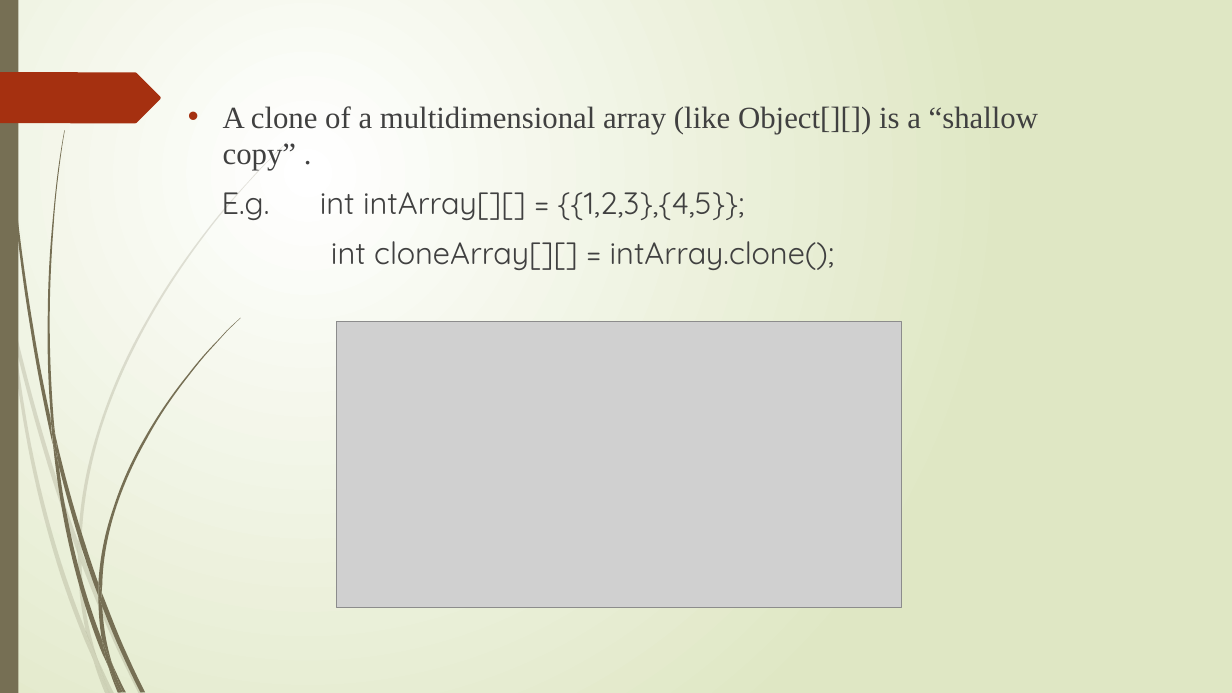
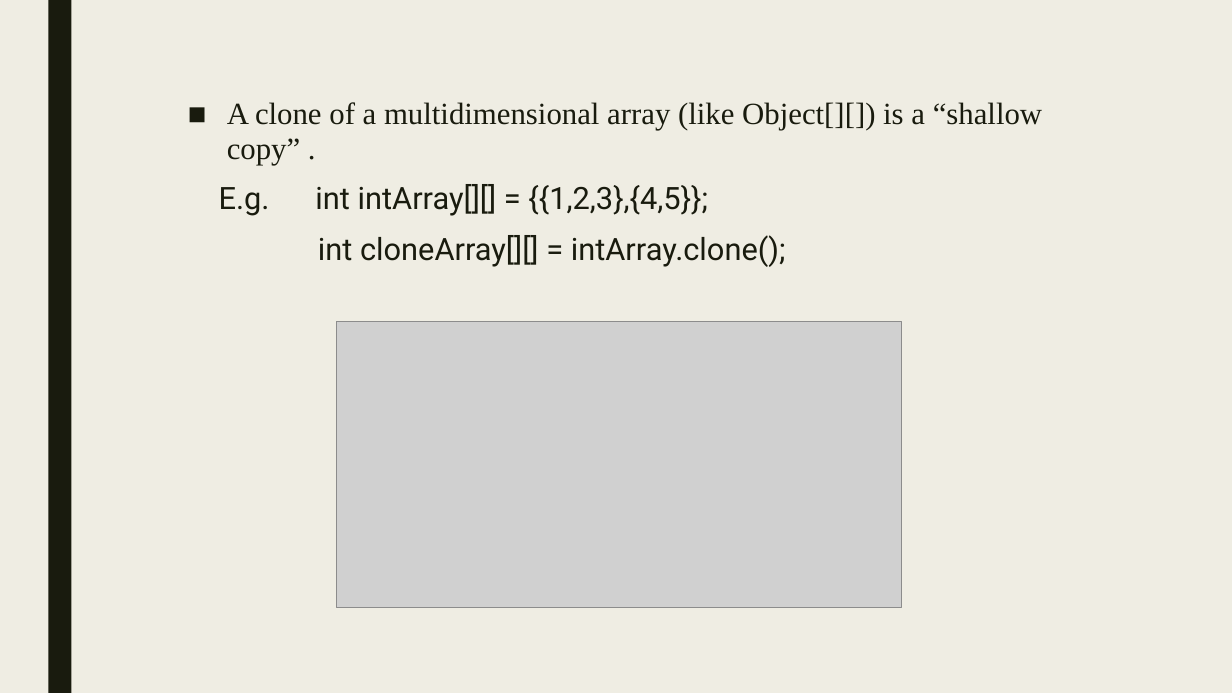
Before and after one commit to Adarsha-1/Group-6, a slide deck: slide 15 of arraysnew.pptx. Drawn at 1232x693 pixels with LibreOffice and Linux fonts; fonts in the diff are those of the drawing; grey boxes stand for pictures. Boxes give left, top, right and bottom in pixels: in the first picture for what was removed or moved away, otherwise in the second. Text is boxed around its words. In the diff, an @@ line names an element or a change of style, - is before the commit and + after.

```diff
--- a/arraysnew.pptx
+++ b/arraysnew.pptx
@@ background gradient #FFFFFF to #DFE8C4 to #EFEDE3 @@
@@ rectangle: place and size @@
-rectangle at (0,0,18,693)
+rectangle at (48,0,71,693)
@@ rectangle at (48,0,71,693): fill #766F54 to #191B0E @@
@@ freeform shape removed at (0,72,161,123) @@
@@ text "A clone of a multidimensional ..." at (219,102,1042,267): text colour #404040 to #191B0E; font Quicksand to Roboto in "E.g. int intArray[][] = {{1,2,3},{4,5}};", "int cloneArray[][] = intArray.clone();"; bullet • to ■; line spacing 1 to 0.94; more space between paragraphs @@
@@ group removed at (0,141,288,693): 10 freeform shapes @@
@@ group removed at (3,0,240,693): 12 freeform shapes @@
```
Also in this commit, not shown: 15 other slides changed.
